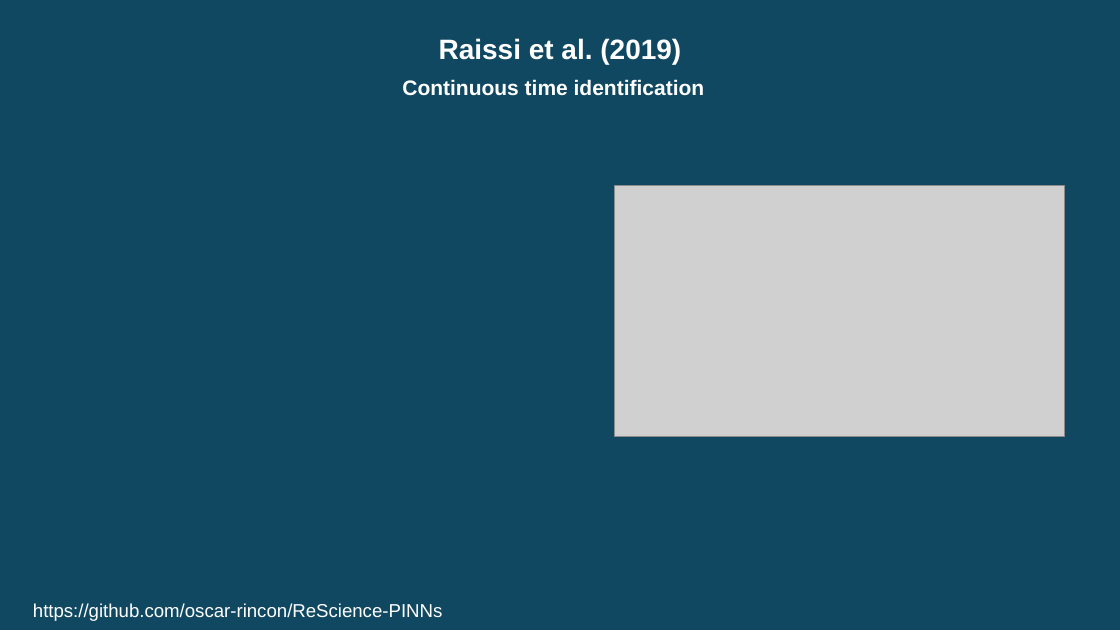
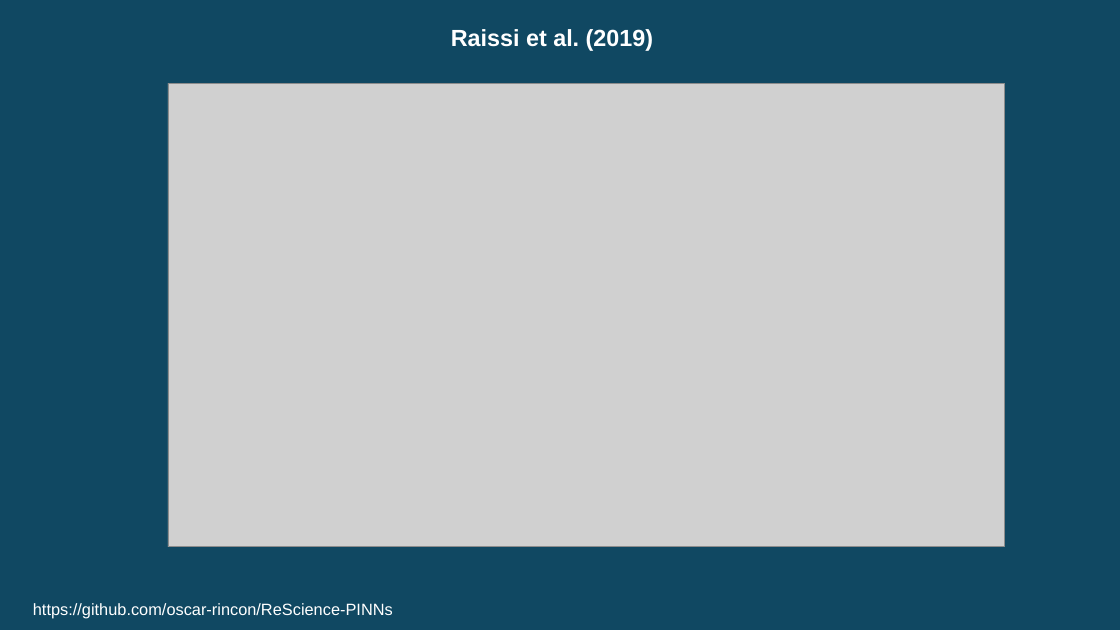
Before and after one commit to oscar-rincon/Review-Seismic-Waves, a slide deck: slide 9 of slides/reunión_27_07_2024.pptx. Drawn at 1120x630 pixels with LibreOffice and Linux fonts; fonts in the diff are those of the drawing; grey boxes stand for pictures. Boxes give left, top, right and bottom in pixels: in the first picture for what was removed or moved away, otherwise in the second. Text is boxed around its words. In the diff, an @@ line names an element or a change of style, - is before the commit and + after.

```diff
--- a/slides/reunión_27_07_2024.pptx
+++ b/slides/reunión_27_07_2024.pptx
@@ text "Raissi et al. (2019)": place and size @@
-text "Raissi et al. (2019)" at (439,38,681,64)
+text "Raissi et al. (2019)" at (451,29,653,51)
@@ text "Raissi et al. (2019)" at (451,29,653,51): size 24 to 20 pt @@
@@ picture added at (168,83,1005,547) @@
@@ text removed at (402,79,705,96) @@
-Continuous time identification
@@ picture removed at (615,186,1065,436) @@
@@ text "https://github.com/oscar-rincon/ReScience-PINNs" at (33,603,393,618): size 16 to 14 pt @@
```
Also in this commit, not shown: 9 other slides changed, 4 slides added, 2 slides removed.
